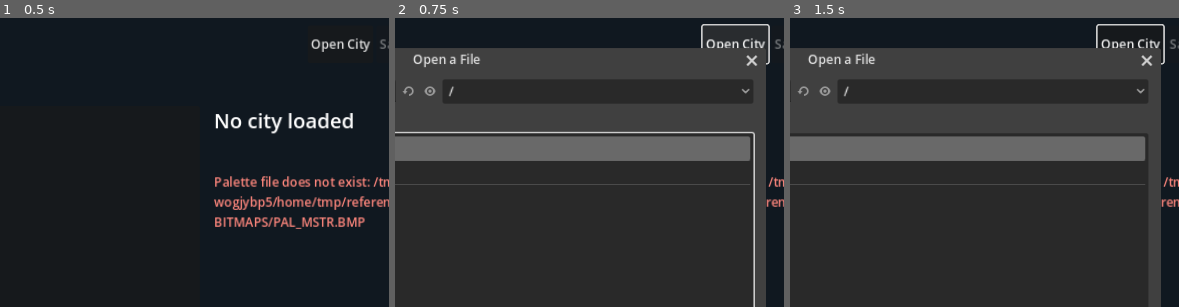
Above: before the commit, frames 1-3 (left to right).
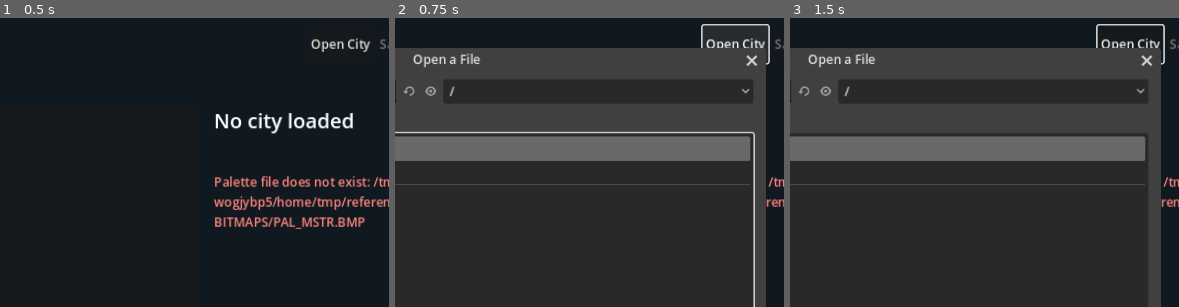
Above: after the commit, the same moments.

Repository: nicholas-ochoa/OpenSC2K
Game: Godot game, scene res://main.tscn
The game is run twice, just before and just after one commit, with the same random seed, the same clock (stepped at 60 frames per second) and the same inputs.
Inputs (mouse positions are % of the whole screen's width and height, from its top left):
- Up to frame 1 (0.5 s): no input
- Up to frame 2 (0.75 s): click "Open City" at 0.5 s
- Up to frame 3 (1.5 s): click (35, 81) at 1.27 s; type "12" at 1.35 s
The pictures show only the part of the screen within x 42-92%, y 0-50%; the shares and areas given below are measured in that part.

Frame 1 is identical in both runs. In frame 2, 0.1% of the frame differs, in the area x 2-16%, y 23-27%; in frame 3, 0.1%.

Commit message:
monthly traffic decay

Diff:
--- a/game/src/simulation/simulation_engine.gd
+++ b/game/src/simulation/simulation_engine.gd
@@ -43,6 +43,12 @@
 					return {"ok": false, "error": water.error}
 				phase_results[action] = water
 				applied.append(action)
+			"traffic":
+				var traffic := TrafficPhase.run(city)
+				if not traffic.ok:
+					return {"ok": false, "error": traffic.error}
+				phase_results[action] = traffic
+				applied.append(action)
 			_:
 				pending.append(action)
 	return {
--- /dev/null
+++ b/game/src/simulation/traffic_phase.gd
@@ -0,0 +1,25 @@
+class_name TrafficPhase
+extends RefCounted
+
+const MAP_SIZE := 64
+const VALUE_COUNT := MAP_SIZE * MAP_SIZE
+const MISC_TRAFFIC_COUNT := 0x30
+
+
+static func run(city: CityState) -> Dictionary:
+	if city == null or not city.is_valid():
+		return {"ok": false, "error": "city is invalid"}
+	var chunk := city.document.find_chunk("XTRF")
+	if chunk == null or chunk.decoded_payload.size() != VALUE_COUNT:
+		return {"ok": false, "error": "XTRF is missing or has the wrong size"}
+	var traffic := chunk.decoded_payload.duplicate()
+	var total := 0
+	for index in traffic.size():
+		var decayed := int(traffic[index]) - (int(traffic[index]) >> 2)
+		traffic[index] = decayed
+		total += decayed
+	if not chunk.set_decoded_payload(traffic):
+		return {"ok": false, "error": "cannot store updated XTRF data"}
+	if not city.document.set_misc_u32(MISC_TRAFFIC_COUNT, total):
+		return {"ok": false, "error": "cannot store the city traffic count"}
+	return {"ok": true, "traffic_count": total, "error": ""}
--- a/game/tests/test_runner.gd
+++ b/game/tests/test_runner.gd
@@ -12,6 +12,7 @@
 const Random = preload("res://src/simulation/sim_random.gd")
 const Power = preload("res://src/simulation/power_phase.gd")
 const Water = preload("res://src/simulation/water_phase.gd")
+const Traffic = preload("res://src/simulation/traffic_phase.gd")
 const Simulation = preload("res://src/simulation/simulation_engine.gd")
 
 var failures := 0
@@ -33,6 +34,7 @@
 	_test_simulation_clock()
 	_test_random_and_power(reference_root)
 	_test_water(reference_root)
+	_test_traffic(reference_root)
 	_test_simulation_engine(reference_root)
 	_test_modified_save(reference_root)
 	_test_map_edits(reference_root)
@@ -323,10 +325,34 @@
 	)
 	_check(not day_two.complete, "A day with a pending phase is not complete")
 	var latest := day_two
-	while latest.day < 20:
+	while latest.day < 19:
 		latest = engine.advance_day()
+	_check(latest.applied == PackedStringArray(["traffic"]), "Simulation engine applies traffic on day 19")
+	_check(latest.pending.is_empty(), "Day 19 has no unimplemented scheduled phase")
+	latest = engine.advance_day()
 	_check(latest.applied == PackedStringArray(["water"]), "Simulation engine applies water on day 20")
 	_check(latest.pending.is_empty(), "Day 20 has no unimplemented scheduled phase")
+
+
+func _test_traffic(reference_root: String) -> void:
+	var document := Sc2Document.load_path(reference_root.path_join("CITIES/STARTER.SC2"))
+	var city := CityModel.from_document(document)
+	var original := document.find_chunk("XTRF").decoded_payload.duplicate()
+	var expected_total := 0
+	for value in original:
+		expected_total += int(value) - (int(value) >> 2)
+	var result := Traffic.run(city)
+	_check(result.ok, "Traffic phase completes: %s" % result.error)
+	if not result.ok:
+		return
+	_check(result.traffic_count == expected_total, "Traffic phase returns the decayed total")
+	_check(document.misc_u32(0x30) == expected_total, "Traffic phase stores the city traffic count")
+	var changed := document.find_chunk("XTRF").decoded_payload
+	for index in original.size():
+		_check(
+			changed[index] == int(original[index]) - (int(original[index]) >> 2),
+			"Traffic value %d decays by one quarter" % index
+		)
 
 
 func _test_modified_save(reference_root: String) -> void:
Not shown, added: game/src/simulation/traffic_phase.gd.uid
